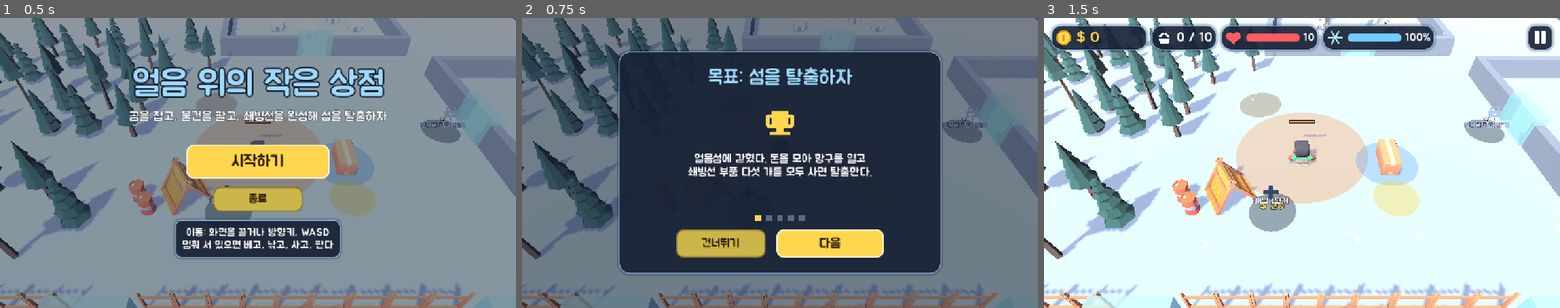
Above: before the commit, frames 1-3 (left to right).
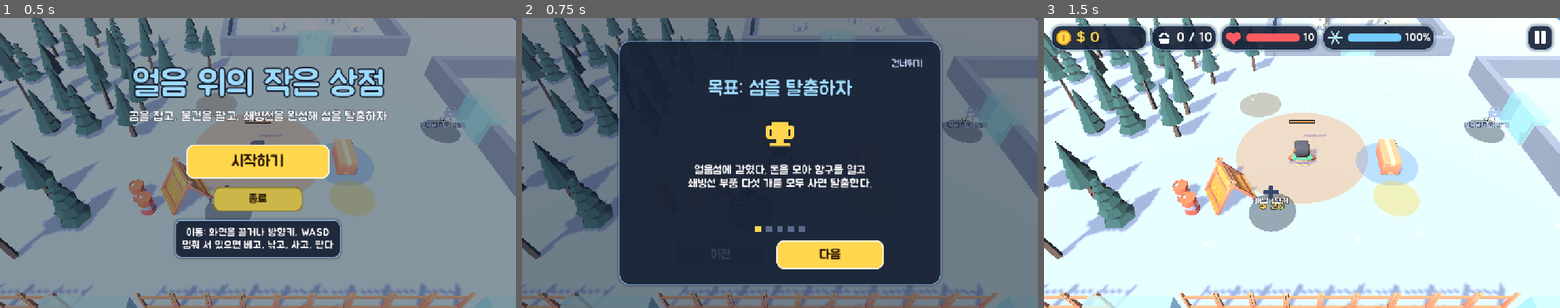
Above: after the commit, the same moments.

Repository: kimpro4214/FrostCamp
Game: Godot game, scene res://frost_camp/scenes/main.tscn
The game is run twice, just before and just after one commit, with the same random seed, the same clock (stepped at 60 frames per second) and the same inputs.
Inputs:
- Up to frame 1 (0.5 s): no input
- Up to frame 2 (0.75 s): click "시작하기" at 0.5 s
- Up to frame 3 (1.5 s): click "건너뛰기" at 1.25 s

Frame 1 is identical in both runs. In frame 2, 14% of the frame differs, in the area x 18-82%, y 7-93%; in frame 3, nothing differs.

Commit message:
feat: 프로스트 캠프 규칙 슬라이드에 이전 버튼 추가, 건너뛰기는 작은 글자 버튼으로

Diff:
--- a/frost_camp/ui/tutorial.gd
+++ b/frost_camp/ui/tutorial.gd
@@ -1,6 +1,6 @@
 extends CanvasLayer
 ## 규칙 설명 슬라이드. 시작하기를 누른 뒤 5장을 "다음"으로 넘기고, 마지막 장의 "시작"으로 게임이 흐른다.
-## "건너뛰기"로 바로 시작할 수도 있다. Enter·Space는 "다음"과 같다.
+## "이전"으로 앞 장으로 돌아가고, "건너뛰기"로 바로 시작할 수도 있다. Enter·Space는 "다음"과 같다.
 
 signal finished
 
@@ -22,6 +22,7 @@
 var _body: Label
 var _dots: HBoxContainer
 var _next: Button
+var _prev: Button
 
 
 func _ready() -> void:
@@ -66,18 +67,31 @@
 	buttons.alignment = BoxContainer.ALIGNMENT_CENTER
 	buttons.add_theme_constant_override("separation", 24)
 	box.add_child(buttons)
-	var skip := Button.new()
-	skip.text = "건너뛰기"
-	skip.custom_minimum_size = Vector2(200, 64)
-	UiStyle.style_button(skip, 26)
-	skip.modulate = Color(0.8, 0.85, 0.95)
-	skip.pressed.connect(_finish)
-	buttons.add_child(skip)
+	_prev = Button.new()
+	_prev.text = "이전"
+	_prev.custom_minimum_size = Vector2(200, 64)
+	UiStyle.style_button(_prev, 28)
+	_prev.modulate = Color(0.8, 0.85, 0.95)
+	_prev.pressed.connect(func() -> void:
+		if _index > 0:
+			_show(_index - 1))
+	buttons.add_child(_prev)
 	_next = Button.new()
 	_next.custom_minimum_size = Vector2(240, 64)
 	UiStyle.style_button(_next, 30)
 	_next.pressed.connect(_advance)
 	buttons.add_child(_next)
+	var skip := Button.new()
+	skip.text = "건너뛰기"
+	skip.flat = true
+	skip.focus_mode = Control.FOCUS_NONE
+	skip.add_theme_font_size_override("font_size", 22)
+	skip.add_theme_color_override("font_color", Color(0.75, 0.82, 0.95))
+	skip.add_theme_color_override("font_hover_color", Color.WHITE)
+	skip.size_flags_horizontal = Control.SIZE_SHRINK_END
+	skip.pressed.connect(_finish)
+	box.add_child(skip)
+	box.move_child(skip, 0)
 	_show(0)
 	_next.grab_focus.call_deferred()
 
@@ -118,6 +132,8 @@
 	for d in _dots.get_child_count():
 		(_dots.get_child(d) as ColorRect).color = UiStyle.GOLD if d == i else Color(0.35, 0.42, 0.55)
 	_next.text = "시작!" if i + 1 >= SLIDES.size() else "다음"
+	_prev.disabled = i == 0
+	_prev.modulate.a = 0.35 if i == 0 else 1.0
 
 
 func _finish() -> void:
